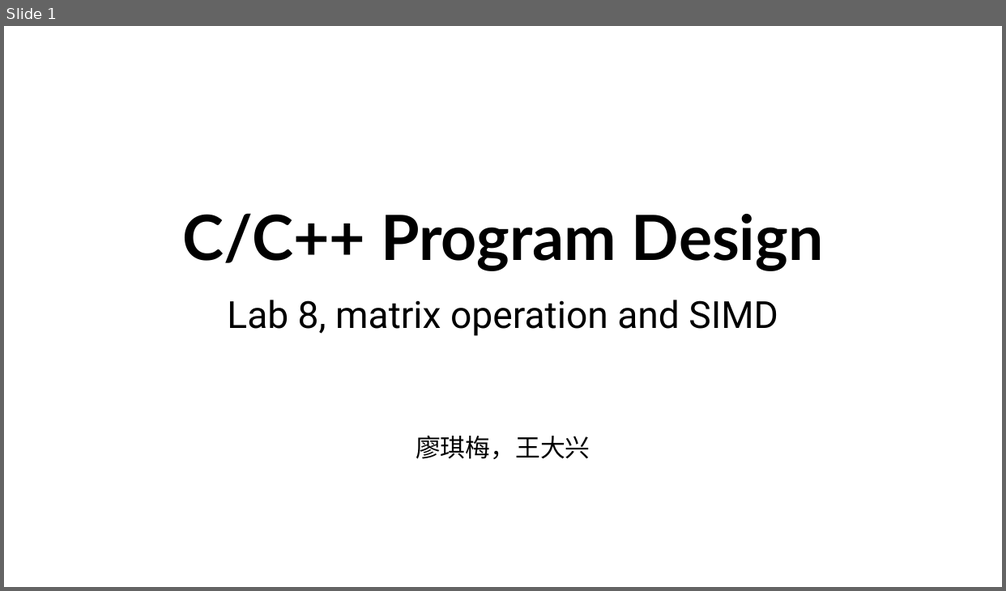
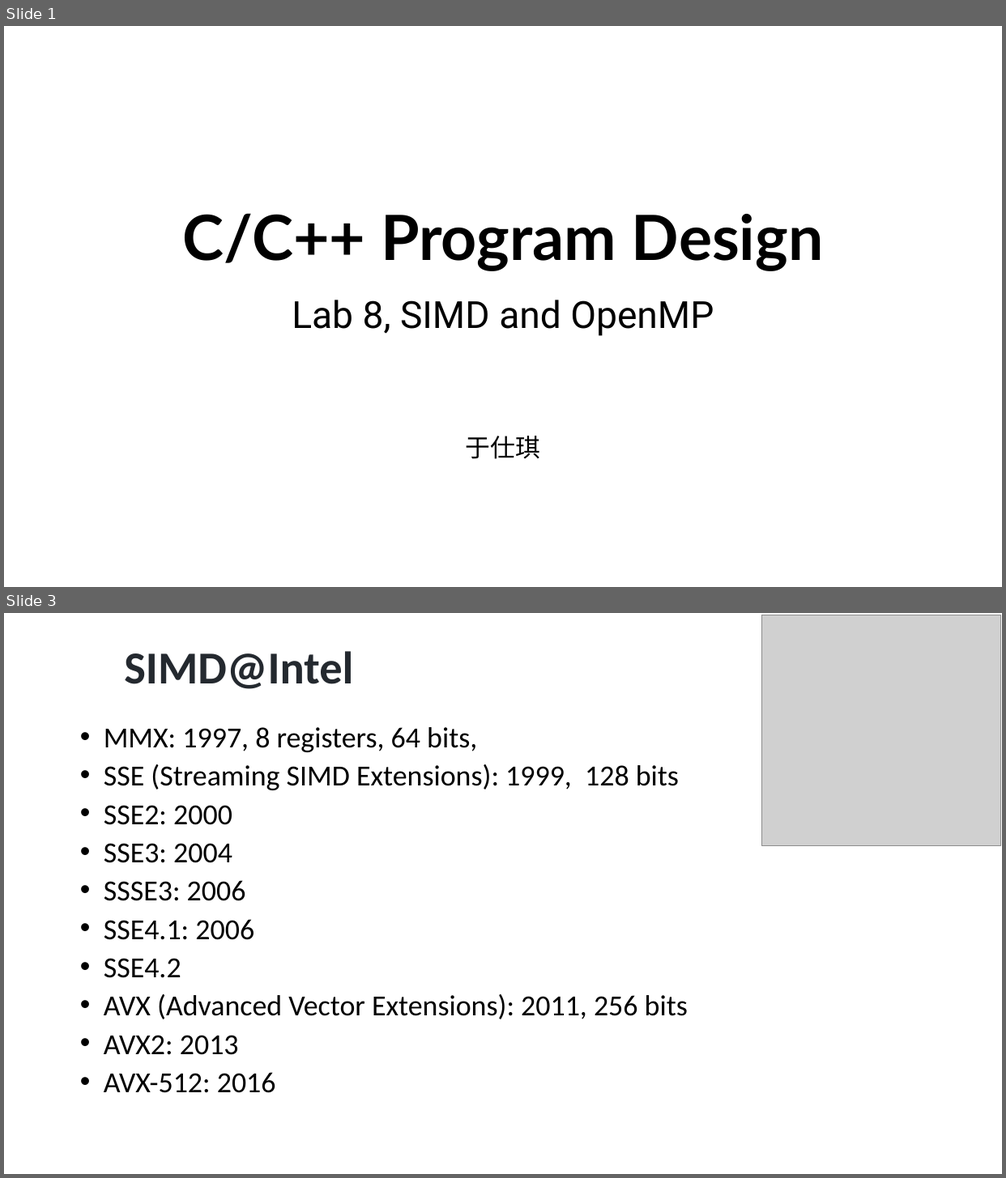
Before and after one commit to ShiqiYu/CPP, a slide deck: week08/Lab08.pptx. Shown one above the other, each under a label of ours: slide 1 before the commit, slides 1 and 3 after it; the slides between them are not shown. The pictures are 1006x591 and 1006x1178 pixels, drawn with LibreOffice and Linux fonts; fonts in the diff are those of the drawing; grey boxes stand for pictures; background and template pictures are left out. Boxes give left, top, right and bottom in pixels: in the first picture for what was removed or moved away, otherwise in the second. Text is boxed around its words. In the diff, an @@ line names an element or a change of style, - is before the commit and + after.

```diff
--- a/week08/Lab08.pptx
+++ b/week08/Lab08.pptx
@@ slide 3 added at box(4, 613, 1002, 1174), background #FFFFFF @@
@@ picture added at box(761, 615, 1000, 845) @@
@@ title added at box(124, 651, 353, 689), 44 pt, text #24292F, bold @@
+SIMD@Intel
@@ text added at box(104, 727, 688, 1093), 28 pt, text #000000 @@
+• MMX: 1997, 8 registers, 64 bits,
+• SSE (Streaming SIMD Extensions): 1999, 128 bits
+• SSE2: 2000
+• SSE3: 2004
+• SSSE3: 2006
+• SSE4.1: 2006
+• SSE4.2
+• AVX (Advanced Vector Extensions): 2011, 256 bits
+• AVX2: 2013
+• AVX-512: 2016
@@ slide 1 changed as well @@
@@ subtitle at box(292, 300, 714, 459): text changed @@
-Lab 8, matrix operation and SIMD
-廖琪梅，王大兴
+Lab 8, SIMD and OpenMP
+于仕琪
```
Also in this commit, not shown: 2 other slides changed, 10 other slides added, 29 slides removed, 1 other file.
